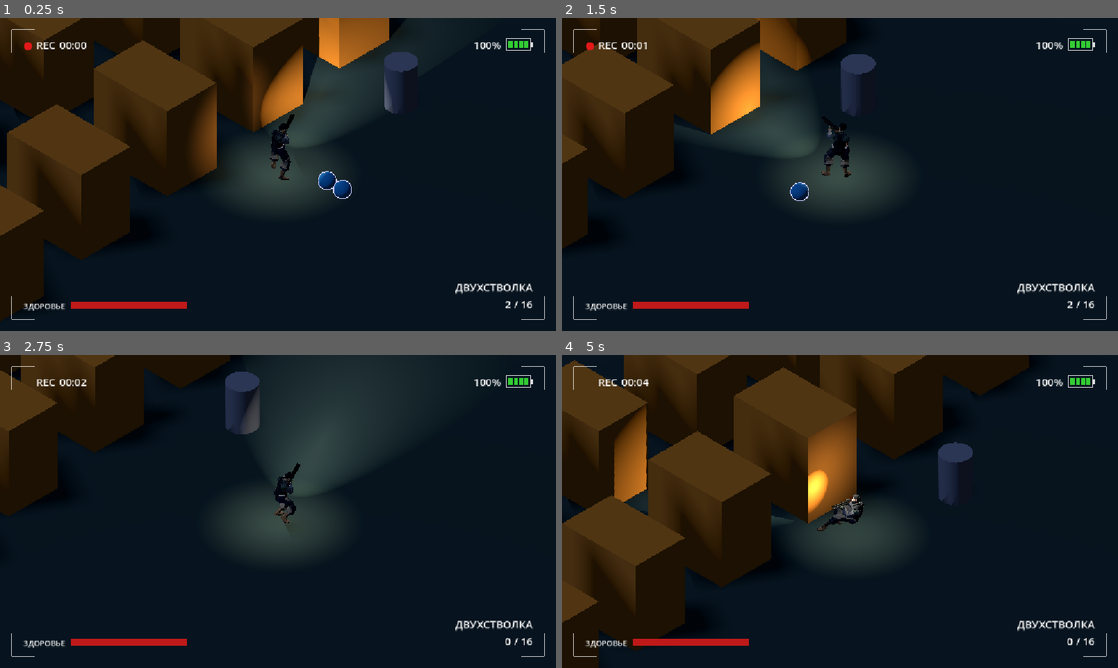
Above: before the commit, frames 1-4 (two rows, left to right).
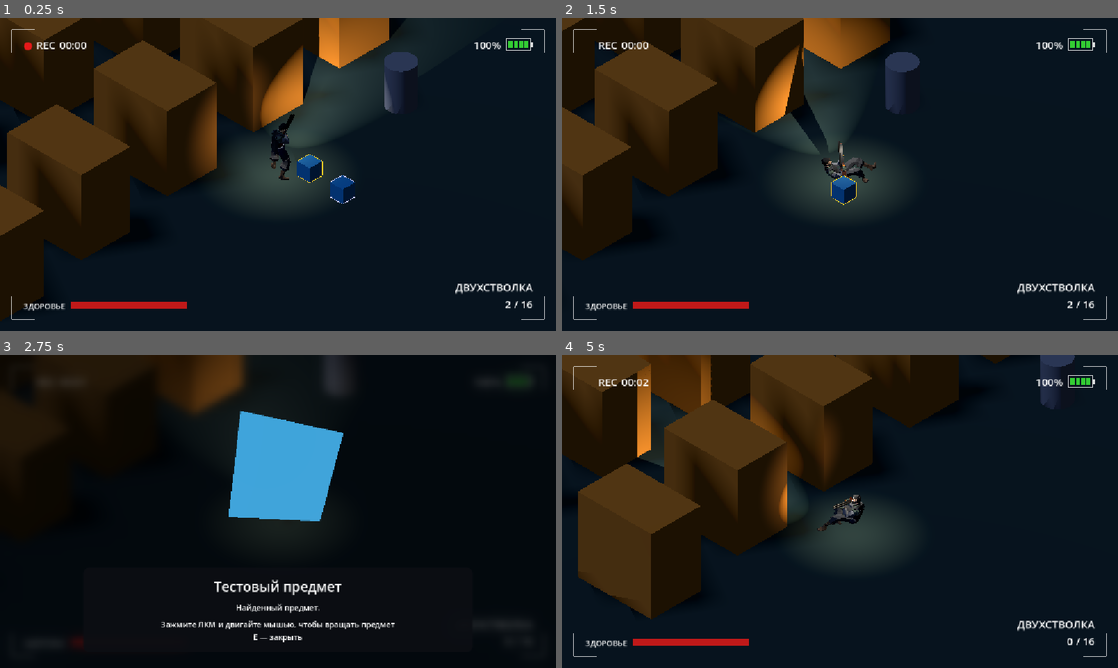
Above: after the commit, the same moments.

Repository: AnckerStudios/the-camera-game
Game: Godot game, scene res://scene/artem/misha_v4_doma.tscn
The game is run twice, just before and just after one commit, with the same random seed, the same clock (stepped at 60 frames per second) and the same inputs. This scene is started directly instead of the project's main scene.
Inputs (mouse positions are in pixels of both pictures, inside the frame that each line leads up to):
- Up to frame 1 (0.25 s): no input
- Up to frame 2 (1.5 s): move the mouse to (962, 158) at 0.52 s; hold D (move_right) 0.53-1.28 s; tap Shift (dash) at 0.6 s; tap Space (jump) at 0.77 s; tap E (interaction) at 0.8, 1.35 s; move the mouse to (728, 190) at 1.27 s; hold S (move_backward) from 1.28 s (still down)
- Up to frame 3 (2.75 s): tap Space (jump) at 1.52 s; tap Shift (dash) at 1.55 s; move the mouse to (333, 442) at 2.02 s; release S (move_backward) at 2.03 s; hold D (move_right) from 2.03 s (still down); hold Right mouse button (alt_fire) from 2.03 s (still down); tap E (interaction) at 2.3 s
- Up to frame 4 (5 s): move the mouse to (812, 574) at 2.77 s; release D (move_right) at 2.78 s; release Right mouse button (alt_fire) at 2.78 s; hold W (move_forward) 2.78-3.53 s; tap Shift (dash) at 2.85, 4.55 s; tap Space (jump) at 3.02, 3.77, 4.52 s; move the mouse to (1006, 558) at 3.52 s; press the mouse at (1006, 558) at 3.53 s; hold A (move_left) from 3.53 s (still down); tap E (interaction) at 3.8, 4.35 s; tap R (reload) at 4.15 s; move the mouse to (673, 464) at 4.27 s; release the mouse at (673, 464) at 4.28 s

The runs differ from the first frame. In frame 1, 0.6% of the frame differs, in the area x 53-64%, y 43-60%; in frame 2, 19%; in frame 3, 24%; in frame 4, 26%, in the area x 0-93%, y 0-100%.

Commit message:
добавить окно испекци предмета

Diff:
--- a/gamelogic/input/mouse_tracker.gd
+++ b/gamelogic/input/mouse_tracker.gd
@@ -1,6 +1,8 @@
 extends Node
 ## Проецирует курсор на горизонтальную плоскость на высоте персонажа.
 signal target_changed(world_position: Vector3)
+## Перемещение мыши при удержании ЛКМ для вращения в интерфейсе.
+signal drag_delta(relative: Vector2)
 
 @export var target: Node3D
 var _last_position: Vector3
@@ -28,3 +30,8 @@
 		_last_position = position
 		_has_position = true
 		target_changed.emit(position)
+
+
+func _input(event: InputEvent) -> void:
+	if event is InputEventMouseMotion and (event.button_mask & MOUSE_BUTTON_MASK_LEFT) != 0:
+		drag_delta.emit(event.relative)
--- a/gamelogic/input/player_input.gd
+++ b/gamelogic/input/player_input.gd
@@ -43,6 +43,9 @@
 func _physics_process(delta: float) -> void:
 	_jump_remaining = maxf(_jump_remaining - delta, 0.0)
 
+	if Input.is_action_just_pressed(&"interaction"):
+		interaction.emit()
+
 	if not hardware_enabled:
 		return
 
@@ -62,8 +65,6 @@
 	if Input.is_action_just_pressed(&"dash"):
 		dash.emit()
 
-	if Input.is_action_just_pressed(&"interaction"):
-		interaction.emit()
 
 
 ## Возвращает текущее направление ввода.
--- a/gamelogic/items/pickup_item.gd
+++ b/gamelogic/items/pickup_item.gd
@@ -6,6 +6,7 @@
 signal pickup_unavailable(item: PickupItem, receiver: Node3D)
 signal picked_up(item: PickupItem, receiver: Node3D)
 
+@export_multiline var description: String = "Найденный предмет."
 @export var display_name: String = "Предмет"
 @export_range(0.1, 20.0, 0.1) var pickup_radius: float = 1.5:
 	set(value):
--- a/gamelogic/items/pickup_item.tscn
+++ b/gamelogic/items/pickup_item.tscn
@@ -1,6 +1,6 @@
-[gd_scene load_steps=5 format=3]
+[gd_scene format=3 uid="uid://by6ubidcpixtr"]
 
-[ext_resource type="Script" path="res://gamelogic/items/pickup_item.gd" id="1"]
+[ext_resource type="Script" uid="uid://b2i6cojcoojdr" path="res://gamelogic/items/pickup_item.gd" id="1"]
 
 [sub_resource type="SphereShape3D" id="Radius"]
 radius = 1.5
@@ -8,22 +8,20 @@
 [sub_resource type="StandardMaterial3D" id="Material"]
 albedo_color = Color(0.2, 0.6, 0.8, 1)
 
-[sub_resource type="SphereMesh" id="Mesh"]
-radius = 0.25
-height = 0.5
+[sub_resource type="BoxMesh" id="BoxMesh_3psli"]
+size = Vector3(0.5, 0.5, 0.5)
 
-[node name="PickupItem" type="Area3D"]
+[node name="PickupItem" type="Area3D" unique_id=300033391]
 collision_layer = 0
-collision_mask = 1
 monitorable = false
 script = ExtResource("1")
 
-[node name="PickupRadius" type="CollisionShape3D" parent="."]
+[node name="PickupRadius" type="CollisionShape3D" parent="." unique_id=1710769070]
 shape = SubResource("Radius")
 
-[node name="Model" type="Node3D" parent="."]
+[node name="Model" type="Node3D" parent="." unique_id=908028977]
 
-[node name="Mesh" type="MeshInstance3D" parent="Model"]
-position = Vector3(0, 0.3, 0)
-mesh = SubResource("Mesh")
+[node name="Mesh" type="MeshInstance3D" parent="Model" unique_id=1214776343]
+transform = Transform3D(1, 0, 0, 0, 1, 0, 0, 0, 1, 0, 0.3, 0)
 material_override = SubResource("Material")
+mesh = SubResource("BoxMesh_3psli")
--- a/gamelogic/player/player.gd
+++ b/gamelogic/player/player.gd
@@ -41,6 +41,9 @@
 var _coyote_remaining: float = 0.0
 var _fall_seconds: float = 0.0
 
+const INSPECTION_SCENE = preload("res://ui/item_inspection/item_inspection.tscn")
+var _inspection
+
 var _selected_pickup: PickupItem
 
 var _mouse_target: Vector3
@@ -51,12 +54,16 @@
 
 
 func _ready() -> void:
+	_inspection = INSPECTION_SCENE.instantiate()
+	add_child(_inspection)
 	controls.dash.connect(_on_dash_requested)
 	controls.interaction.connect(_on_interaction_requested)
 	$MouseTracker.target_changed.connect(_on_mouse_target_changed)
 
 
 func _physics_process(delta: float) -> void:
+	if get_tree().paused:
+		return
 	var direction := _get_movement_direction()
 	_update_dash_and_movement(direction, delta)
 	_apply_gravity_and_jump(delta)
@@ -214,11 +221,19 @@
 
 ## Одно нажатие E подбирает ближайший доступный предмет, совпадающий с подсветкой.
 func _on_interaction_requested() -> void:
+	if _inspection.is_open:
+		_inspection.close()
+		return
 	_update_pickup_selection()
-	if is_instance_valid(_selected_pickup) and _selected_pickup.try_pick_up(self):
+	if not is_instance_valid(_selected_pickup):
+		return
+	# Снимок модели создаётся до удаления предмета из мира.
+	_inspection.prepare(_selected_pickup)
+	if _selected_pickup.try_pick_up(self):
 		_set_selected_pickup(null)
-		_update_pickup_selection()
-
+		velocity = Vector3.ZERO
+		_dash_remaining = 0.0
+		_inspection.open(controls)
 
 ## Выбор обновляется при движении даже без нажатия кнопки взаимодействия.
 func _update_pickup_selection() -> void:
--- a/scene/artem/misha_v4_doma.tscn
+++ b/scene/artem/misha_v4_doma.tscn
@@ -306,5 +306,5 @@
 display_name = "Тестовый предмет"
 
 [node name="TestPickupItem" parent="." unique_id=464021308 instance=ExtResource("7_pickup_item")]
-transform = Transform3D(1, 0, 0, 0, 1, 0, 0, 0, 1, 2, 0.5, 0)
+transform = Transform3D(1, 0, 0, 0, 1, 0, 0, 0, 1, 1.2107819, 0.5, -0.08076906)
 display_name = "Тестовый предмет"
--- /dev/null
+++ b/ui/item_inspection/background_blur.gdshader
@@ -0,0 +1,7 @@
+shader_type canvas_item;
+uniform sampler2D screen_texture : hint_screen_texture, filter_linear_mipmap;
+uniform float blur_strength : hint_range(0.0, 5.0) = 2.5;
+void fragment() {
+	vec3 blurred = textureLod(screen_texture, SCREEN_UV, blur_strength).rgb;
+	COLOR = vec4(blurred * 0.45, 1.0);
+}
--- /dev/null
+++ b/ui/item_inspection/item_inspection.gd
@@ -0,0 +1,143 @@
+extends CanvasLayer
+## Отдельный 3D-просмотр предмета. Ввод взаимодействия остаётся активным при паузе.
+signal closed
+const MouseInput = preload("res://gamelogic/input/mouse_tracker.gd")
+
+## Начальный наклон модели и длительности появления в секундах.
+@export var initial_tilt_degrees: Vector3 = Vector3(12.0, 10.0, -8.0)
+@export_range(0.05, 1.0, 0.01) var entrance_seconds: float = 0.2
+@export_range(0.05, 1.0, 0.01) var text_fade_seconds: float = 0.15
+
+var _entrance_tween: Tween
+var _entering: bool = false
+var _text_panel: Control
+var is_open: bool = false
+var _adapter: Node
+var _was_paused: bool
+var _hardware_enabled: bool
+var _adapter_mode: int
+var _mouse_mode: int
+var _pivot: Node3D
+var _title: Label
+var _description: Label
+var _viewport: SubViewport
+var _preview_camera: Camera3D
+
+func _ready() -> void:
+	process_mode = Node.PROCESS_MODE_ALWAYS
+	layer = 50
+	_bind_interface()
+	hide()
+	var mouse_input := MouseInput.new()
+	mouse_input.drag_delta.connect(_rotate_model)
+	add_child(mouse_input)
+
+## Интерфейс собран в сцене из Control-нод и редактируется в Godot.
+func _bind_interface() -> void:
+	_text_panel = $Window/Layout/TextPanel
+	_title = $Window/Layout/TextPanel/Margin/Text/Title
+	_description = $Window/Layout/TextPanel/Margin/Text/Description
+	_viewport = $Window/Layout/Preview/Viewport
+	_pivot = $Window/Layout/Preview/Viewport/Pivot
+	_preview_camera = $Window/Layout/Preview/Viewport/Camera3D
+
+## Копирует только геометрию: логика предмета и область подбора в просмотр не попадают.
+func prepare(item: PickupItem) -> void:
+	for child in _pivot.get_children():
+		_pivot.remove_child(child)
+		child.queue_free()
+	_stop_entrance()
+	_pivot.position = Vector3.ZERO
+	_pivot.rotation_degrees = initial_tilt_degrees
+	_text_panel.modulate.a = 0.0
+	_title.text = item.display_name
+	_description.text = item.description
+	_copy_meshes(item.get_node("Model"), Transform3D.IDENTITY)
+	var bounds := AABB()
+	var initialized := false
+	for mesh in _pivot.get_children():
+		var mesh_bounds: AABB = mesh.transform * mesh.get_aabb()
+		bounds = bounds.merge(mesh_bounds) if initialized else mesh_bounds
+		initialized = true
+	var radius := maxf(bounds.size.length() * 0.5, 0.1)
+	for mesh in _pivot.get_children():
+		mesh.position -= bounds.get_center()
+	_preview_camera.position.z = radius / tan(deg_to_rad(_preview_camera.fov * 0.5)) * 1.5
+	_preview_camera.near = 0.01
+	_preview_camera.far = maxf(_preview_camera.position.z + radius * 4.0, 20.0)
+
+func _copy_meshes(node: Node3D, parent_transform: Transform3D) -> void:
+	if node.name == &"Outline":
+		return
+	var local_transform := parent_transform * node.transform
+	if node is MeshInstance3D and node.mesh:
+		var copy := MeshInstance3D.new()
+		copy.mesh = node.mesh
+		copy.transform = local_transform
+		copy.material_override = node.material_override
+		for surface in node.mesh.get_surface_count():
+			copy.set_surface_override_material(surface, node.get_surface_override_material(surface))
+		_pivot.add_child(copy)
+	for child in node.get_children():
+		if child is Node3D:
+			_copy_meshes(child, local_transform)
+
+func open(adapter: Node) -> void:
+	_adapter = adapter
+	_was_paused = get_tree().paused
+	_hardware_enabled = adapter.hardware_enabled
+	_adapter_mode = adapter.process_mode
+	_mouse_mode = Input.mouse_mode
+	adapter.hardware_enabled = false
+	adapter.process_mode = Node.PROCESS_MODE_ALWAYS
+	Input.mouse_mode = Input.MOUSE_MODE_VISIBLE
+	is_open = true
+	show()
+	get_tree().paused = true
+	_play_entrance()
+
+func close() -> void:
+	if not is_open:
+		return
+	is_open = false
+	_stop_entrance()
+	hide()
+	get_tree().paused = _was_paused
+	if is_instance_valid(_adapter):
+		_adapter.hardware_enabled = _hardware_enabled
+		_adapter.process_mode = _adapter_mode
+	Input.mouse_mode = _mouse_mode
+	closed.emit()
+
+func _rotate_model(relative: Vector2) -> void:
+	if not is_open or _entering:
+		return
+	_pivot.rotation.y += relative.x * 0.01
+	_pivot.rotation.x = clampf(_pivot.rotation.x + relative.y * 0.01, -1.3, 1.3)
+
+func _exit_tree() -> void:
+	if is_open:
+		close()
+
+
+## Сначала предмет поднимается снизу в центр; затем проявляются подложка и текст.
+func _play_entrance() -> void:
+	_stop_entrance()
+	_entering = true
+	_text_panel.modulate.a = 0.0
+	var half_view_height := _preview_camera.position.z * tan(deg_to_rad(_preview_camera.fov * 0.5))
+	_pivot.position = Vector3(0.0, -half_view_height * 1.8, 0.0)
+	_entrance_tween = create_tween()
+	_entrance_tween.set_pause_mode(Tween.TWEEN_PAUSE_PROCESS)
+	_entrance_tween.tween_property(_pivot, "position", Vector3.ZERO, entrance_seconds).set_trans(Tween.TRANS_CUBIC).set_ease(Tween.EASE_OUT)
+	_entrance_tween.tween_callback(_finish_model_entrance)
+	_entrance_tween.tween_property(_text_panel, "modulate:a", 1.0, text_fade_seconds).set_trans(Tween.TRANS_SINE).set_ease(Tween.EASE_IN_OUT)
+
+func _finish_model_entrance() -> void:
+	_entering = false
+
+## Закрытие по E прерывает анимацию; следующий предмет начинает её заново.
+func _stop_entrance() -> void:
+	if _entrance_tween and _entrance_tween.is_valid():
+		_entrance_tween.kill()
+	_entering = false
--- /dev/null
+++ b/ui/item_inspection/item_inspection.tscn
@@ -0,0 +1,113 @@
+[gd_scene format=3 uid="uid://cmrqfw2vi6a3d"]
+
+[ext_resource type="Script" uid="uid://b28rq7mvixnc5" path="res://ui/item_inspection/item_inspection.gd" id="1"]
+[ext_resource type="Shader" uid="uid://cxkinbhodd0q8" path="res://ui/item_inspection/background_blur.gdshader" id="2"]
+
+[sub_resource type="ShaderMaterial" id="Blur"]
+shader = ExtResource("2")
+shader_parameter/blur_strength = 2.5
+
+[sub_resource type="StyleBoxFlat" id="TextBackground"]
+bg_color = Color(0.045, 0.055, 0.075, 0.92)
+corner_radius_top_left = 12
+corner_radius_top_right = 12
+corner_radius_bottom_right = 12
+corner_radius_bottom_left = 12
+
+[node name="ItemInspection" type="CanvasLayer" unique_id=812647978]
+process_mode = 3
+layer = 50
+script = ExtResource("1")
+
+[node name="Window" type="Control" parent="." unique_id=958835158]
+layout_mode = 3
+anchors_preset = 15
+anchor_right = 1.0
+anchor_bottom = 1.0
+grow_horizontal = 2
+grow_vertical = 2
+
+[node name="Background" type="ColorRect" parent="Window" unique_id=1001884264]
+material = SubResource("Blur")
+layout_mode = 1
+anchors_preset = 15
+anchor_right = 1.0
+anchor_bottom = 1.0
+grow_horizontal = 2
+grow_vertical = 2
+mouse_filter = 2
+
+[node name="Layout" type="VBoxContainer" parent="Window" unique_id=1618189550]
+layout_mode = 1
+anchors_preset = -1
+anchor_left = 0.15
+anchor_top = 0.05
+anchor_right = 0.85
+anchor_bottom = 0.95
+grow_horizontal = 2
+grow_vertical = 2
+theme_override_constants/separation = 20
+
+[node name="Preview" type="SubViewportContainer" parent="Window/Layout" unique_id=1527522982]
+custom_minimum_size = Vector2(0, 200)
+layout_mode = 2
+size_flags_vertical = 3
+mouse_filter = 2
+stretch = true
+
+[node name="Viewport" type="SubViewport" parent="Window/Layout/Preview" unique_id=1633416452]
+own_world_3d = true
+transparent_bg = true
+handle_input_locally = false
+size = Vector2i(806, 388)
+render_target_update_mode = 4
+
+[node name="Pivot" type="Node3D" parent="Window/Layout/Preview/Viewport" unique_id=1373442249]
+
+[node name="Camera3D" type="Camera3D" parent="Window/Layout/Preview/Viewport" unique_id=2028274951]
+transform = Transform3D(1, 0, 0, 0, 1, 0, 0, 0, 1, 0, 0, 3)
+current = true
+
+[node name="KeyLight" type="DirectionalLight3D" parent="Window/Layout/Preview/Viewport" unique_id=2053696906]
+transform = Transform3D(0.8660254, 0.25, -0.4330127, 0, 0.8660254, 0.5, 0.5, -0.4330127, 0.75, 0, 0, 0)
+light_energy = 1.8
+
+[node name="FillLight" type="OmniLight3D" parent="Window/Layout/Preview/Viewport" unique_id=1867357874]
+transform = Transform3D(1, 0, 0, 0, 1, 0, 0, 0, 1, -2, 1, 2)
+light_energy = 0.6
+omni_range = 10.0
+
+[node name="TextPanel" type="PanelContainer" parent="Window/Layout" unique_id=901571234]
+layout_mode = 2
+theme_override_styles/panel = SubResource("TextBackground")
+
+[node name="Margin" type="MarginContainer" parent="Window/Layout/TextPanel" unique_id=1570299261]
+layout_mode = 2
+theme_override_constants/margin_left = 24
+theme_override_constants/margin_top = 20
+theme_override_constants/margin_right = 24
+theme_override_constants/margin_bottom = 20
+
+[node name="Text" type="VBoxContainer" parent="Window/Layout/TextPanel/Margin" unique_id=1037754098]
+layout_mode = 2
+theme_override_constants/separation = 12
+
+[node name="Title" type="Label" parent="Window/Layout/TextPanel/Margin/Text" unique_id=1982231716]
+layout_mode = 2
+theme_override_font_sizes/font_size = 28
+text = "Предмет"
+horizontal_alignment = 1
+autowrap_mode = 3
+
+[node name="Description" type="Label" parent="Window/Layout/TextPanel/Margin/Text" unique_id=2006008430]
+layout_mode = 2
+text = "Описание предмета"
+horizontal_alignment = 1
+autowrap_mode = 3
+
+[node name="Hint" type="Label" parent="Window/Layout/TextPanel/Margin/Text" unique_id=323141591]
+layout_mode = 2
+text = "Зажмите ЛКМ и двигайте мышью, чтобы вращать предмет
+E — закрыть"
+horizontal_alignment = 1
+autowrap_mode = 3
Not shown: 1 places in scene/artem/misha_v4_doma.tscn that only renumber resources
Not shown, added: ui/item_inspection/background_blur.gdshader.uid
Not shown, added: ui/item_inspection/item_inspection.gd.uid
